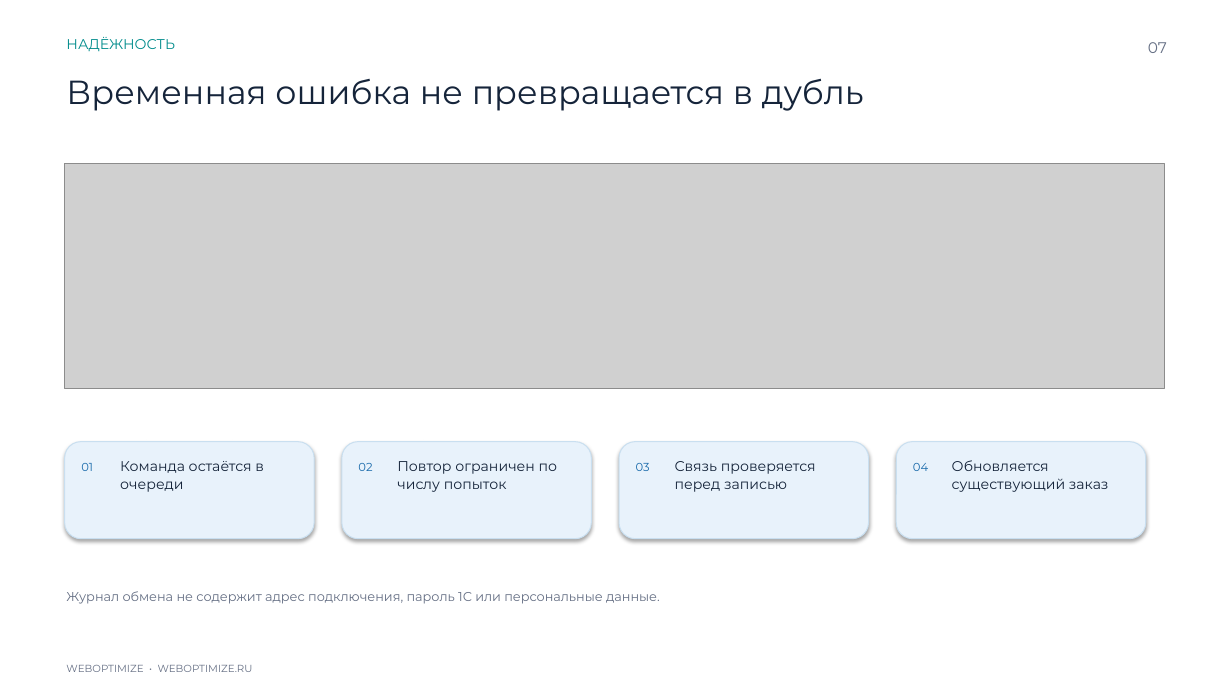
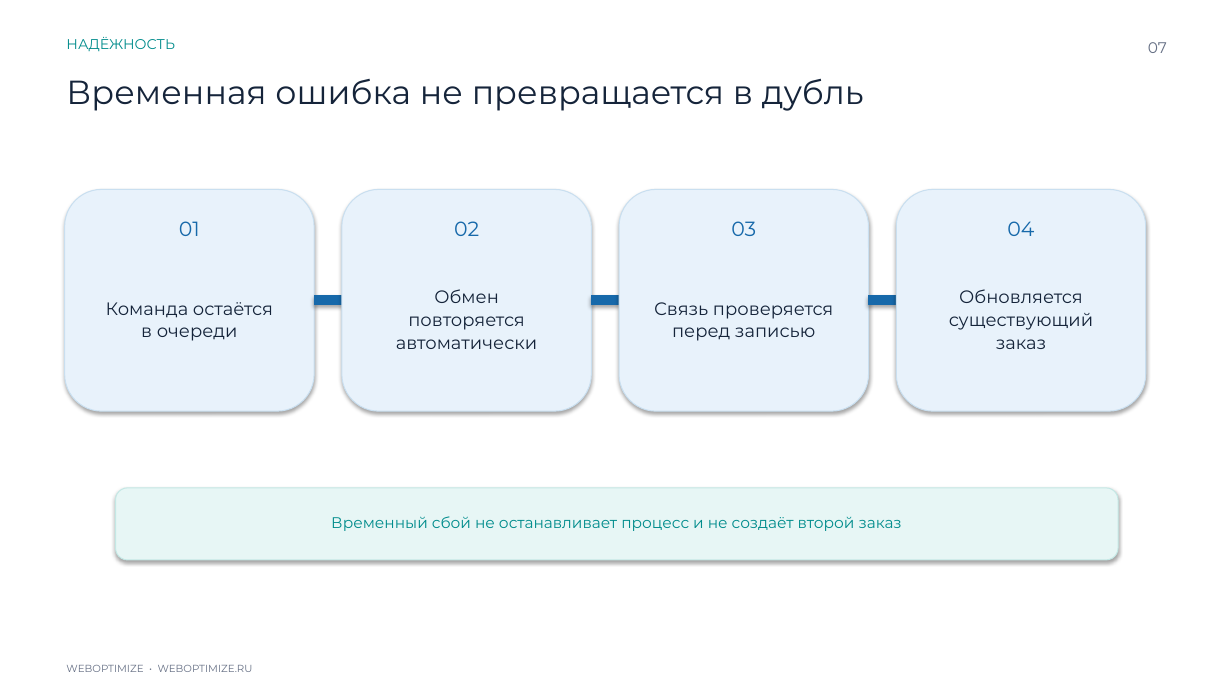
Before and after one commit to expertvizoff-cpu/ptz-steklo-case-files, a slide deck: slide 7 of downloads/ptz-steklo-weboptimize-case.pptx. Drawn at 1232x693 pixels with LibreOffice and Linux fonts; fonts in the diff are those of the drawing; grey boxes stand for pictures. Boxes give left, top, right and bottom in pixels: in the first picture for what was removed or moved away, otherwise in the second. Text is boxed around its words. In the diff, an @@ line names an element or a change of style, - is before the commit and + after.

```diff
--- a/downloads/ptz-steklo-weboptimize-case.pptx
+++ b/downloads/ptz-steklo-weboptimize-case.pptx
@@ picture removed at (65,164,1165,388) @@
@@ rounded rectangle added at (65,189,314,411), fill #E8F2FB, outline #C9DFF0 0.8 pt @@
@@ rounded rectangle: place and size @@
-rounded rectangle at (342,442,592,539)
+rounded rectangle at (342,189,592,411)
@@ rounded rectangle added at (619,189,869,411), fill #E8F2FB, outline #C9DFF0 0.8 pt @@
@@ rounded rectangle added at (897,189,1146,411), fill #E8F2FB, outline #C9DFF0 0.8 pt @@
@@ text "01": place and size @@
-text "01" at (81,463,93,471)
+text "01" at (179,221,200,236)
@@ text "02": place and size @@
-text "02" at (358,463,372,471)
+text "02" at (454,221,479,236)
@@ text "03": place and size @@
-text "03" at (636,463,650,471)
+text "03" at (731,221,756,236)
@@ size 9 to 16 pt; alignment left to centre in 4 elements at (454,221,479,236), (179,221,200,236), (731,221,756,236), (1007,221,1034,236) @@
@@ text "04": place and size @@
-text "04" at (913,463,928,471)
+text "04" at (1007,221,1034,236)
@@ text "Команда остаётся в очереди": place and size @@
-text "Команда остаётся в очереди" at (120,461,264,492)
+text "Команда остаётся в очереди" at (106,302,273,341)
@@ rectangle added at (314,296,342,305), fill #1769AA, outline #1769AA 0.8 pt @@
@@ text added at (396,289,537,349), 14 pt, text #15243A @@
+Обмен повторяется автоматически
@@ rectangle added at (592,296,619,305), fill #1769AA, outline #1769AA 0.8 pt @@
@@ size 11 to 14 pt; alignment left to centre; vertical alignment top to middle in 3 elements at (949,289,1093,349), (106,302,273,341), (654,302,833,341) @@
@@ text "Связь проверяется перед записью": place and size @@
-text "Связь проверяется перед записью" at (675,461,816,492)
+text "Связь проверяется перед записью" at (654,302,833,341)
@@ rectangle added at (869,296,897,305), fill #1769AA, outline #1769AA 0.8 pt @@
@@ text "Обновляется существующий заказ": place and size @@
-text "Обновляется существующий заказ" at (952,460,1109,492)
+text "Обновляется существующий заказ" at (949,289,1093,349)
@@ rounded rectangle removed at (65,442,314,539) @@
@@ rounded rectangle removed at (619,442,869,539) @@
@@ rounded rectangle removed at (897,442,1146,539) @@
@@ text removed at (397,461,557,492) @@
-Повтор ограничен по числу попыток
@@ rounded rectangle added at (116,488,1118,560), fill #E7F6F5, outline #C4E8E5 0.8 pt @@
@@ text added at (331,516,902,531), 12 pt, text #008C8C @@
+Временный сбой не останавливает процесс и не создаёт второй заказ
@@ text removed at (66,591,660,604) @@
-Журнал обмена не содержит адрес подключения, пароль 1С или персональные данные.
```
Also in this commit, not shown: 4 other slides changed, 1 slide added, 1 slide removed, 1 other file.
